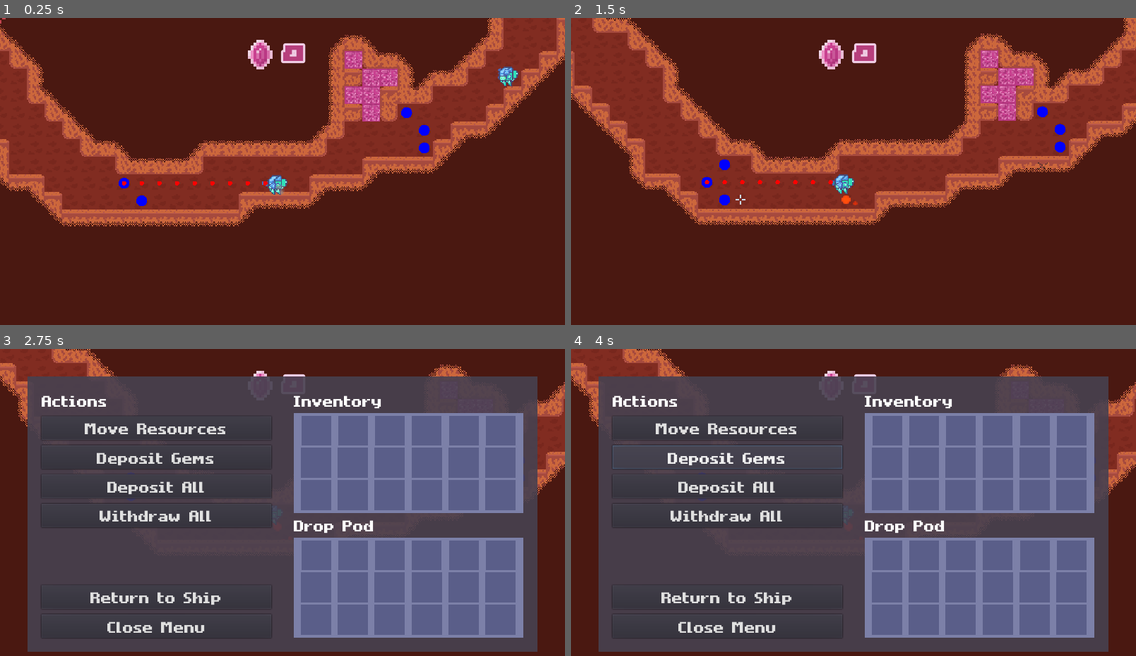
Above: before the commit, frames 1-4 (two rows, left to right).
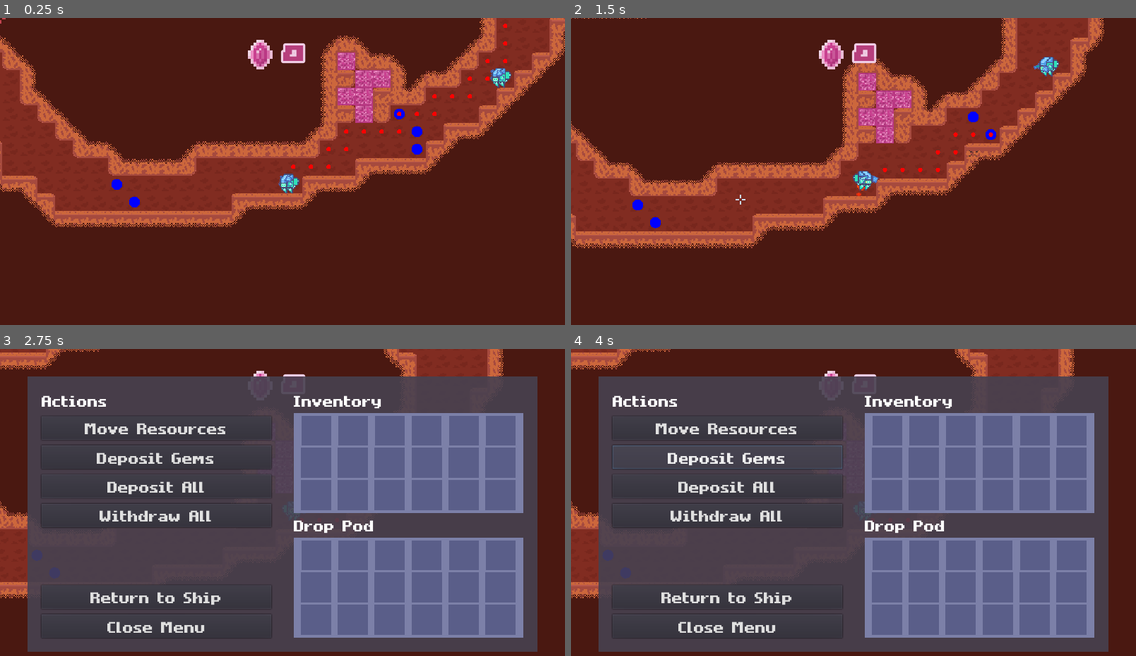
Above: after the commit, the same moments.

Repository: MichaelRRyan/Mecha-Miners
Game: Godot game, scene res://scenes/Gameplay.tscn
Two runs of this game, one before a commit and one after it. Both use one fixed random seed, a clock stepped at 60 frames per second and the inputs below.
Inputs (mouse positions are in pixels of both pictures, inside the frame that each line leads up to):
- Up to frame 1 (0.25 s): no input
- Up to frame 2 (1.5 s): tap Enter at 0.5 s; move the mouse to (977, 165) at 0.52 s; press the mouse at (977, 165) at 0.53 s; hold D (move_right) 0.53-1.28 s; tap W (jump) at 0.77 s; move the mouse to (740, 199) at 1.27 s; release the mouse at (740, 199) at 1.28 s; hold A (move_left) from 1.28 s (still down); right-click (740, 199) at 1.35 s
- Up to frame 3 (2.75 s): tap W (jump) at 1.52 s; move the mouse to (339, 441) at 2.02 s; release A (move_left) at 2.03 s; hold D (move_right) from 2.03 s (still down); hold E (interact) from 2.03 s (still down)
- Up to frame 4 (4 s): release D (move_right) at 2.75 s; release E (interact) at 2.75 s; click "Move Resources" at 2.75 s; click "Deposit Gems" at 3.5 s

The runs differ from the first frame. In frame 1, 12% of the frame differs, in the area x 0-100%, y 0-69%; in frame 2, 39%, in the area x 0-100%, y 0-75%; in frame 3, 6.1%; in frame 4, 6.1%.

Commit message:
Made the AI move to next best cell when no furthest

Diff:
--- a/scripts/ai/behaviours/DestroyCellBehaviour.gd
+++ b/scripts/ai/behaviours/DestroyCellBehaviour.gd
@@ -13,13 +13,13 @@
 
 #-------------------------------------------------------------------------------
 func _init(target_cell : Vector2) -> void:
+	_name = "DestroyCellBehaviour"
 	_target_cell = target_cell
+
 
 
 #-------------------------------------------------------------------------------
 func _ready() -> void:
-	_name = "DestroyCellBehaviour"
-
 	var terrain_container = get_tree().get_nodes_in_group("terrain")
 	if not terrain_container.empty():
 		_terrain = terrain_container.front()
--- a/scripts/ai/behaviours/ExploreBehaviour.gd
+++ b/scripts/ai/behaviours/ExploreBehaviour.gd
@@ -2,22 +2,26 @@
 extends Behaviour
 
 var _terrain : Terrain = null
+var _spatial_sensor : Node2D = null
+
+
+#-------------------------------------------------------------------------------
+func _init():
+	_name = "ExploreBehaviour"
 
 
 #-------------------------------------------------------------------------------
 func _ready() -> void:
-	_name = "ExploreBehaviour"
-
 	var terrain_container = get_tree().get_nodes_in_group("terrain")
 	if not terrain_container.empty():
 		_terrain = terrain_container.front()
 
-	var spatial_sensor : Node2D = _brain.find_node("SpatialSensor")
-	if spatial_sensor:
-		var _v = spatial_sensor.connect("new_furthest", self, "_on_SpatialSensor_new_furthest")
+	_spatial_sensor = _brain.find_node("SpatialSensor")
+	if _spatial_sensor:
+		var _v = _spatial_sensor.connect("new_furthest", self, "_on_SpatialSensor_new_furthest")
 
-		_brain.set_target(_terrain.map_to_world_centred(spatial_sensor._furthest_cell))
-		_brain.add_behaviour(PursueBehaviour.new())
+		_brain.set_target(_terrain.map_to_world_centred(_spatial_sensor._furthest_cell))
+		_pursue()
 
 
 #-------------------------------------------------------------------------------
@@ -26,3 +30,15 @@
 
 
 #-------------------------------------------------------------------------------
+func _on_Pursue_target_reached() -> void:
+	var next_best = _spatial_sensor.get_next_best()
+	if next_best != Vector2.ZERO:
+		_brain.set_target(_terrain.map_to_world_centred(next_best))
+		_pursue()
+
+
+#-------------------------------------------------------------------------------
+func _pursue():
+	var pursue = PursueBehaviour.new()
+	pursue.connect("target_reached", self, "_on_Pursue_target_reached")
+	_brain.add_behaviour(pursue)
--- a/scripts/ai/behaviours/HarvestMineralsBehaviour.gd
+++ b/scripts/ai/behaviours/HarvestMineralsBehaviour.gd
@@ -4,6 +4,11 @@
 var _terrain : Terrain = null
 var _spotted_mineral_cells = []
 var _spotted_mineral_items = []
+
+
+#-------------------------------------------------------------------------------
+func _init():
+	_name = "HarvestMineralsBehaviour"
 
 
 #-------------------------------------------------------------------------------
@@ -18,8 +23,6 @@
 
 #-------------------------------------------------------------------------------
 func _ready() -> void:
-	_name = "HarvestMineralsBehaviour"
-
 	var terrain_container = get_tree().get_nodes_in_group("terrain")
 	if not terrain_container.empty():
 		_terrain = terrain_container.front()
--- a/scripts/ai/behaviours/IdleBehaviour.gd
+++ b/scripts/ai/behaviours/IdleBehaviour.gd
@@ -3,9 +3,12 @@
 
 
 #---------------------------------------------------------------------------
-func _ready() -> void:
+func _init():
 	_name = "IdleBehaviour"
 
+
+#---------------------------------------------------------------------------
+func _ready() -> void:
 	var mineral_sensor : Node2D = _brain.find_node("MineralSensor")
 	if mineral_sensor:
 		var _v = mineral_sensor.connect("mineral_found", self, "_on_MineralSensor_mineral_found")
--- a/scripts/ai/behaviours/PursueBehaviour.gd
+++ b/scripts/ai/behaviours/PursueBehaviour.gd
@@ -14,10 +14,13 @@
 var _last_target : Vector2 = Vector2.ZERO
 
 
+#---------------------------------------------------------------------------
+func _init():
+	_name = "PursueBehaviour"
+
+
 #-------------------------------------------------------------------------------
 func _ready() -> void:
-	_name = "PursueBehaviour"
-
 	var terrain_container = get_tree().get_nodes_in_group("terrain")
 	if not terrain_container.empty():
 		var terrain = terrain_container.front()
--- a/scripts/ai/sensors/SpatialSensor.gd
+++ b/scripts/ai/sensors/SpatialSensor.gd
@@ -15,10 +15,17 @@
 
 # Vector2 : bool
 var _checked : Array = []
-var _queue = [] # Vector2
+var _queue = [] # Array<Vector2>
 
 var _furthest_cell : Vector2 = Vector2.ZERO
 var _furthest_dist_squared : float = 0.0
+
+
+#-------------------------------------------------------------------------------
+func get_next_best() -> Vector2:
+	if not _queue.empty():
+		return _queue.front()
+	return Vector2.ZERO
 
 
 #-------------------------------------------------------------------------------
@@ -51,7 +58,11 @@
 
 	# Re-assesses the furthest cell.
 	var dist_squared = (_furthest_cell - cell_pos).length_squared()
-	_furthest_dist_squared = dist_squared
+	if dist_squared <= view_range_cells_squared:
+		_furthest_dist_squared = dist_squared
+	else:
+		_furthest_cell = Vector2.ZERO
+		_furthest_dist_squared = 0
 
 	while not _queue.empty():
 
